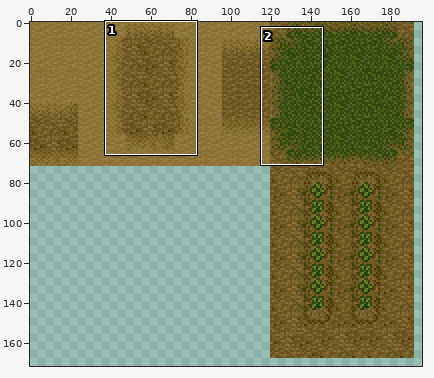
Two states of a sprite sheet, Debug/textures/terrain/mmr/室外地面.png. The picture above shows the old version from afar; the outline marks the close-up.
Close-up. Old version:
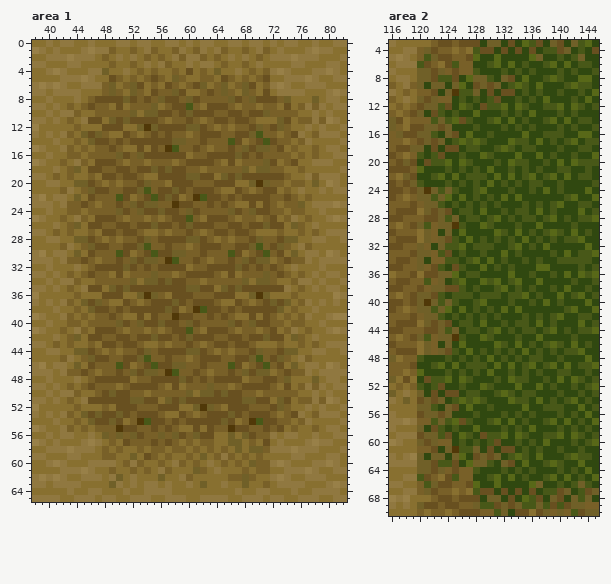
The file is 240x240 pixels. Shown: area 1: x 38..82, y 0..65; area 2: x 116..145, y 3..70. The wide view leaves out empty margins. The commit also changed other parts of the picture, which this record leaves out.
After:
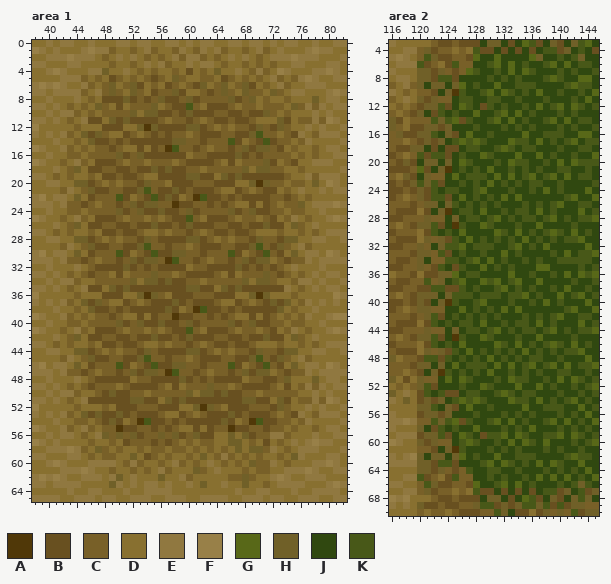
Palette (. is transparent): A #503808  B #685020  C #786028  D #887030  E #907840  F #988048  G #586818  H #706028  J #304810  K #485818
Change:
Changed rows in their new state; - is an unchanged pixel.
Area 1:
first column x 45:
 3 -------------------------C-C---
 4 -------------------------E-D---
 5 CDC-----------------------DECDC
 6 -CD------------------------DEC-
 7 C-E----------------------CDHCD-
 8 --D----------------------DCDDC-
 9 -DH-------------------------CDH
10 -CD-------------------------D-D
first column x 45:
54 CDC----------------------------
55 ECD-------------------------C--
56 CDE-------------------------ECD
57 DCD-------------------------C-E
58 CDH-------------------------DCD
59 -C--------------------------C-H
60 ----------------------------DC-
Area 2:
first column x 127:
 7 G---KJGJG---
 8 JJJ--KJKJ---
 9 -KJJG-JK-KJ-
10 JJKG-GK---G-
11 KJ--K----J-K
12 ----JK-J--GJ
13 ----KG-G-K--
first column x 121:
19 B-KB
20 HHJH
21 B-HA
22 HCC-
23 HKBJ
24 BKJK
25 B-KB
26 --JH
27 BJ-A
28 HCCJ
29 HKBJ
30 BK-K
first column x 120:
38 -BKK-
39 --HJH
40 -BJHA
41 --CCJ
42 --KB-
43 -BKJK
44 -HCCJ
45 -HKBJ
46 -BK-K
48 BKKB-
49 HHJH-
50 B-HA-
51 HCCJ-
52 HKBJ-
53 BKJK-
first column x 127:
60 G--JK-GJG---
61 JJ-K-KJKJ-JK
62 -KJJG-JK-KJ-
63 JJKG-GK-K-GJ
64 KJ-KKJ---J-K
65 ----JKJ---GJ
66 ----KG-G-KJ-
Where, in picture pixels (left, top, right, bottom), the same in both close-ups:
changed: (256, 61, 298, 117)
changed: (81, 75, 102, 117)
changed: (81, 418, 102, 460)
changed: (277, 425, 298, 467)
changed: (466, 68, 550, 117)
changed: (424, 152, 452, 236)
changed: (417, 285, 452, 397)
changed: (466, 439, 550, 488)
